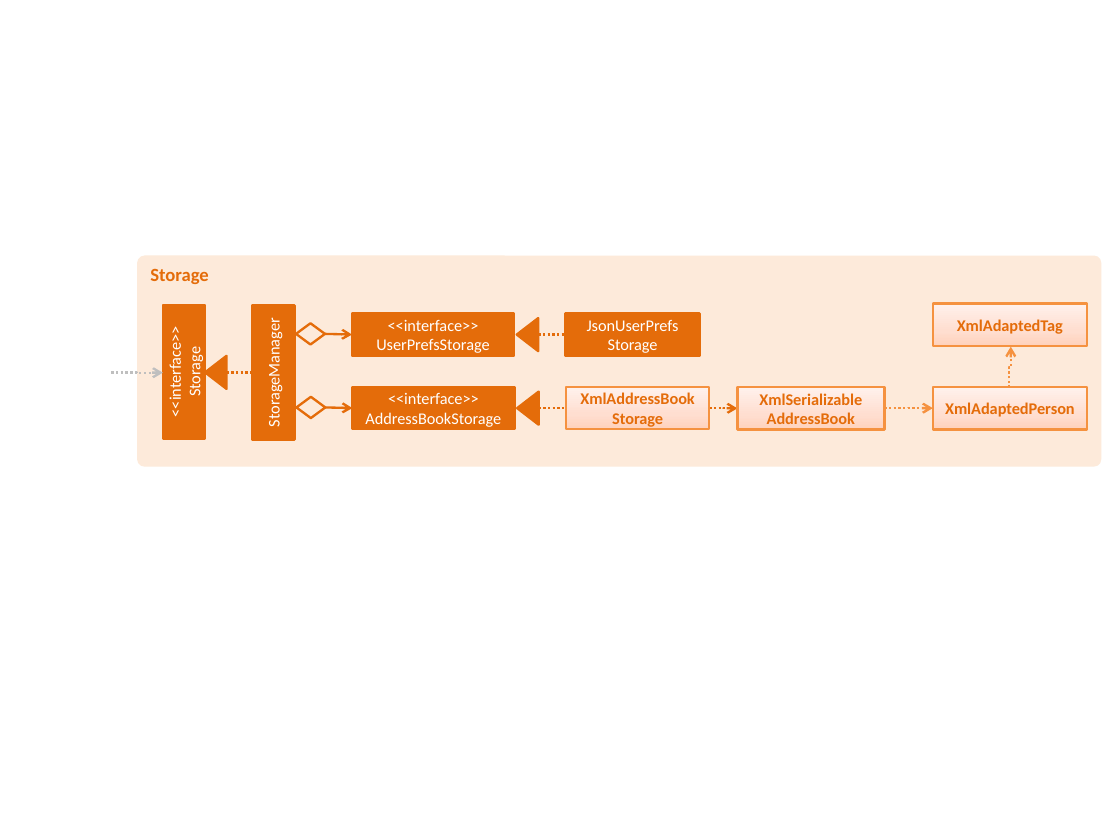
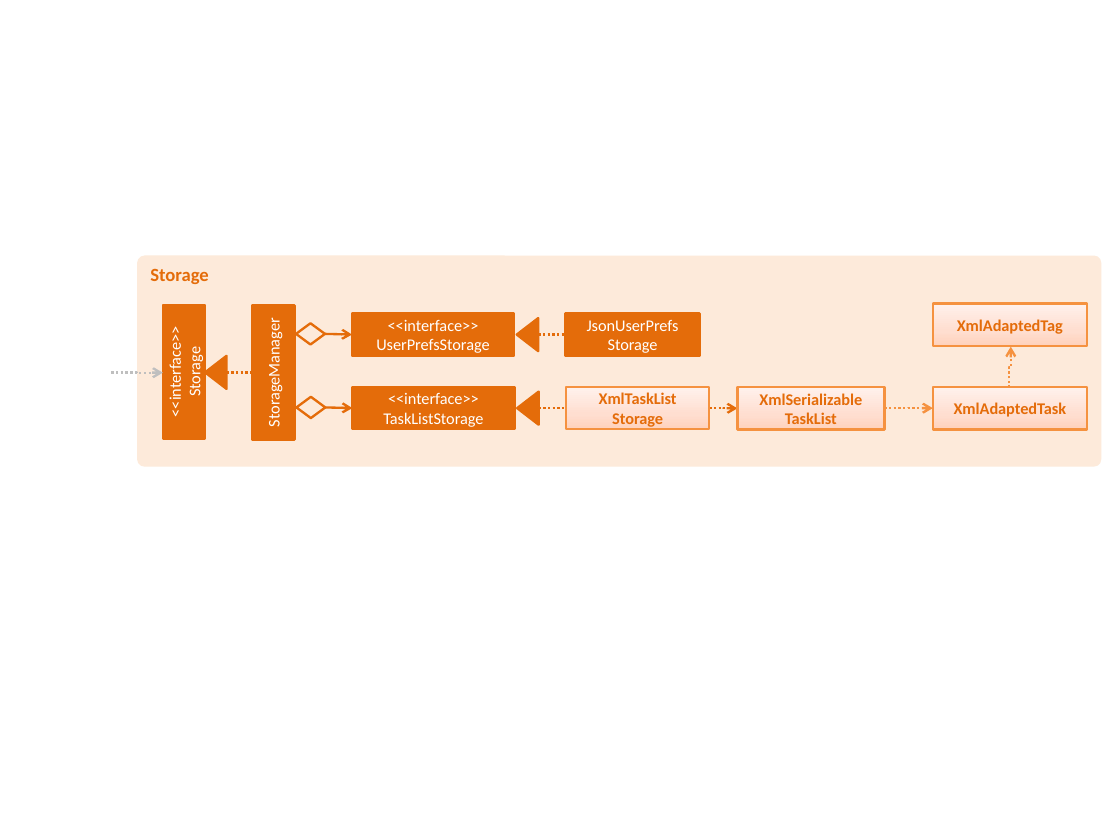
Before and after one commit to CS2103AUG2016-T09-C1/main, a slide deck: slide 8 of docs/diagrams/Diagrams.pptx. Drawn at 1120x840 pixels with LibreOffice and Linux fonts; fonts in the diff are those of the drawing. Boxes give left, top, right and bottom in pixels: in the first picture for what was removed or moved away, otherwise in the second. Text is boxed around its words. In the diff, an @@ line names an element or a change of style, - is before the commit and + after.

```diff
--- a/docs/diagrams/Diagrams.pptx
+++ b/docs/diagrams/Diagrams.pptx
@@ text in rectangle at <box>383,393,483,427</box>: text changed @@
-<<interface>>
-AddressBookStorage
+<<interface>>
+TaskListStorage
@@ text in rectangle at <box>599,392,677,429</box>: text changed @@
-XmlAddressBook
-Storage
+XmlTaskList
+Storage
@@ text in rectangle at <box>759,393,862,429</box>: text changed @@
-XmlSerializable
-AddressBook
+XmlSerializable
+TaskList
@@ text in rectangle at <box>954,402,1067,417</box>: text changed @@
-XmlAdaptedPerson
+XmlAdaptedTask
```
Also in this commit, not shown: 2 other slides changed, 8 other files.
